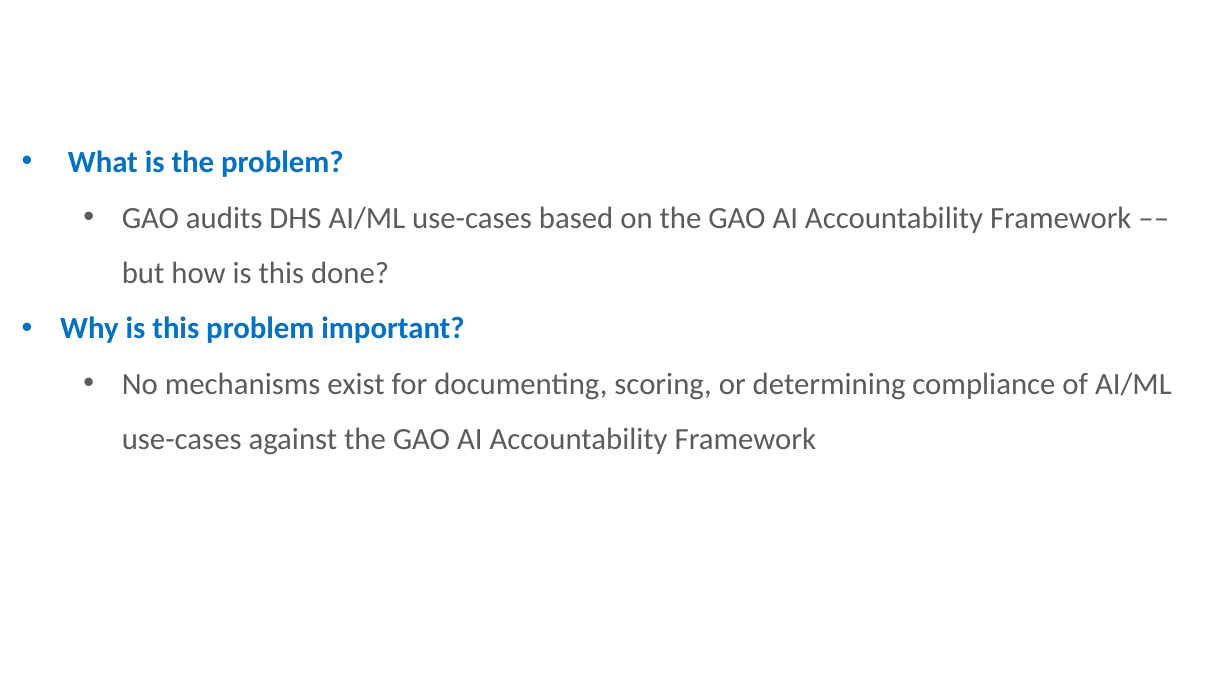
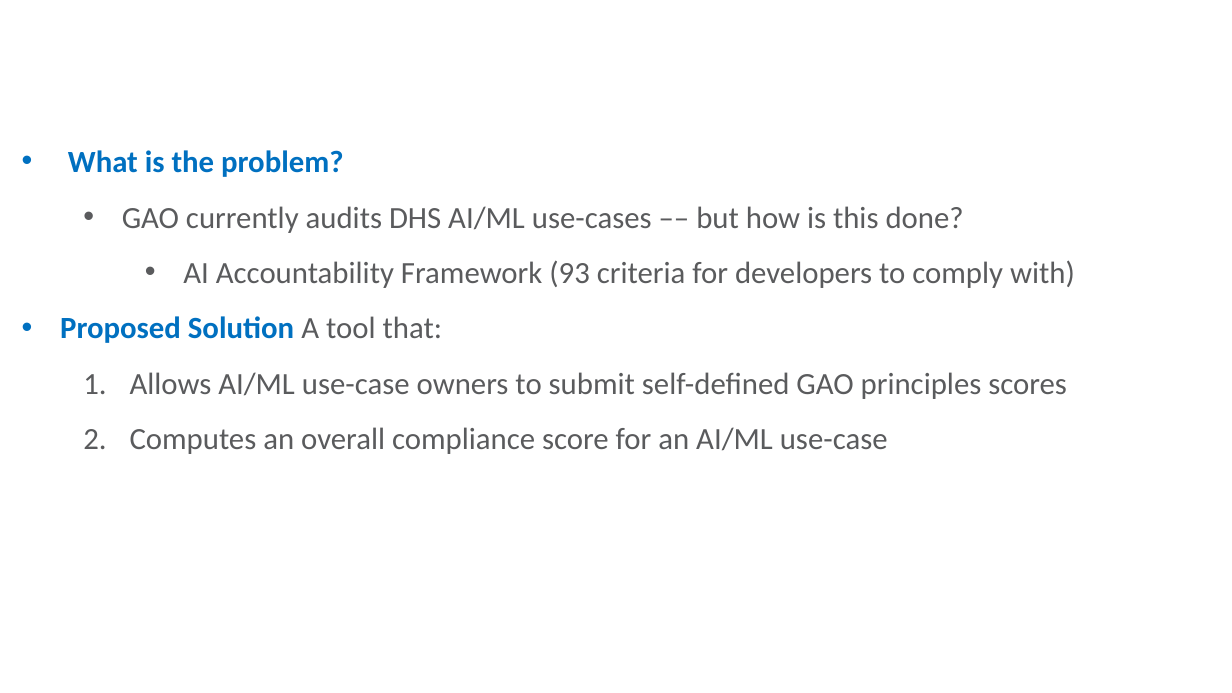
Before and after one commit to ethanmoscot/gao-ai, a slide deck: slide 1 of doc/CTOD_allhands.pptx (slide 2 before the commit). Drawn at 1232x693 pixels with LibreOffice and Linux fonts; fonts in the diff are those of the drawing; background and template pictures are left out. Boxes give left, top, right and bottom in pixels: in the first picture for what was removed or moved away, otherwise in the second. Text is boxed around its words. In the diff, an @@ line names an element or a change of style, - is before the commit and + after.

```diff
--- a/doc/CTOD_allhands.pptx
+++ b/doc/CTOD_allhands.pptx
@@ text at [60,206,1075,454]: text changed @@
-  • GAO audits DHS AI/ML use-cases based on the GAO AI Accountability Framework –– but how is this done?
-• Why is this problem important?
-  • No mechanisms exist for documenting, scoring, or determining compliance of AI/ML use-cases against the GAO AI Accountability Framework
+  • GAO currently audits DHS AI/ML use-cases –– but how is this done?
+    • AI Accountability Framework (93 criteria for developers to comply with)
+• Proposed Solution A tool that:
+  1. Allows AI/ML use-case owners to submit self-defined GAO principles scores
+  2. Computes an overall compliance score for an AI/ML use-case
```
Also in this commit, not shown: 14 slides removed.
